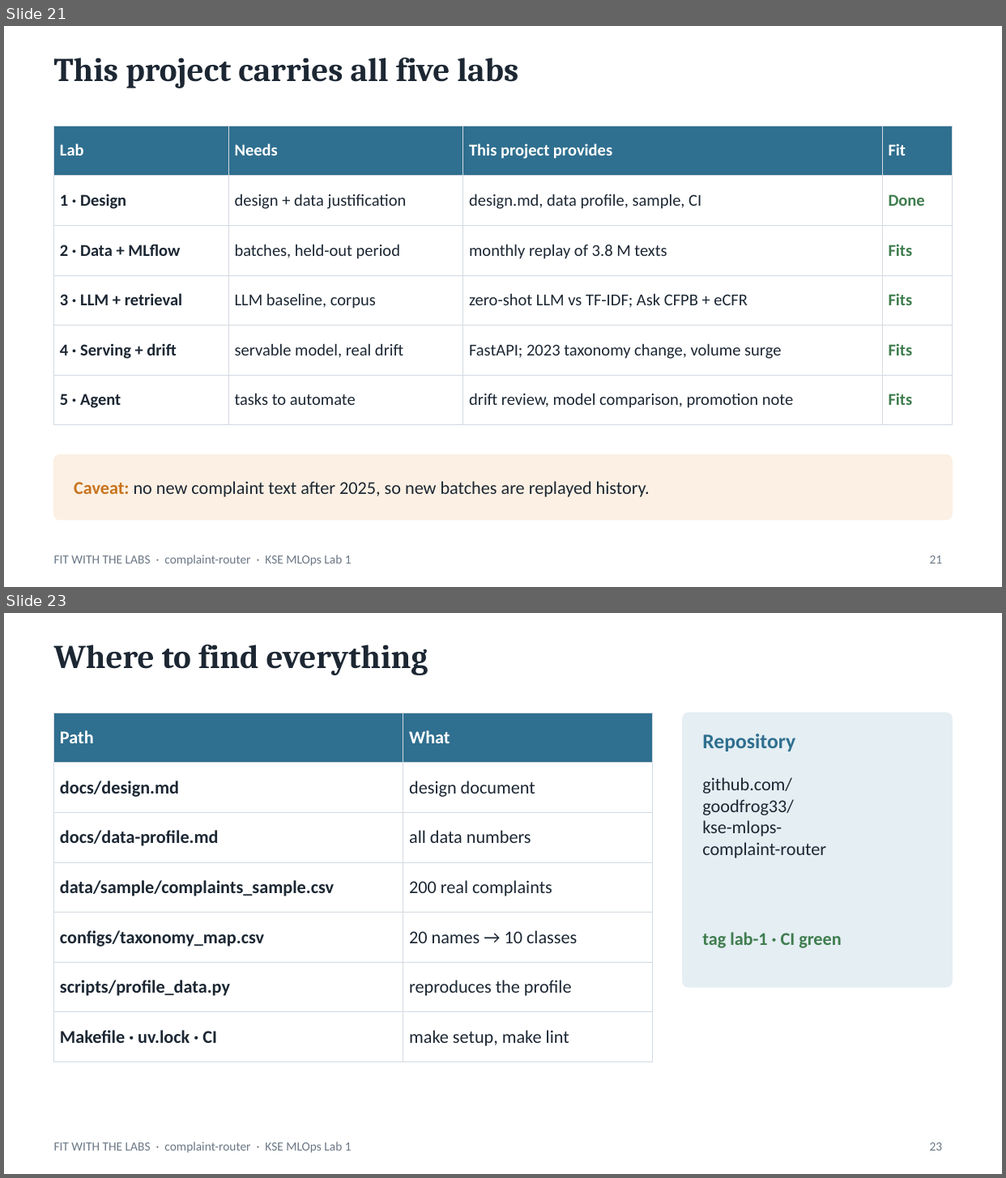
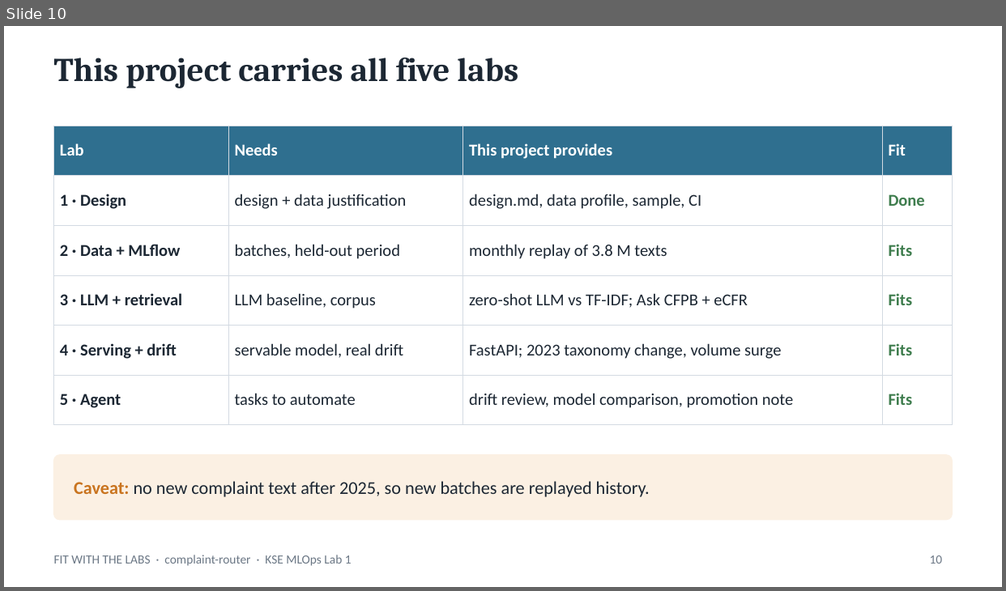
Before and after one commit to goodfrog33/kse-mlops-complaint-router, a slide deck: docs/presentation/complaint-router-lab1.pptx. Shown one above the other, each under a label of ours: slides 21 and 23 before the commit, slide 10 after it; the slides between them are not shown. The pictures are 1006x1178 and 1006x591 pixels, drawn with LibreOffice and Linux fonts; fonts in the diff are those of the drawing. Boxes give left, top, right and bottom in pixels: in the first picture for what was removed or moved away, otherwise in the second. Text is boxed around its words. In the diff, an @@ line names an element or a change of style, - is before the commit and + after.

```diff
--- a/docs/presentation/complaint-router-lab1.pptx
+++ b/docs/presentation/complaint-router-lab1.pptx
@@ slide 23 removed at box(4, 613, 1002, 1174), background #FFFFFF; not listed: 1 template element that a slide beside it also shows @@
@@ title removed at box(54, 645, 428, 675) @@
-Where to find everything
@@ table removed at box(54, 713, 653, 1050), 7 rows, 2 columns @@
-Path | What
-docs/design.md | design document
-docs/data-profile.md | all data numbers
-data/sample/complaints_sample.csv | 200 real complaints
-configs/taxonomy_map.csv | 20 names → 10 classes
-scripts/profile_data.py | reproduces the profile
-Makefile · uv.lock · CI | make setup, make lint
@@ rounded rectangle removed at box(683, 713, 952, 987) @@
@@ text removed at box(702, 734, 795, 752) @@
-Repository
@@ text removed at box(702, 777, 826, 858) @@
-github.com/
-goodfrog33/
-kse-mlops-
-complaint-router
@@ text removed at box(702, 932, 841, 948) @@
-tag lab-1 · CI green
@@ page number removed at box(930, 1143, 943, 1151) @@
-23
@@ what was slide 21 is now slide 10 @@
@@ page number at box(930, 556, 943, 564): text changed @@
-21
+10
```
Also in this commit, not shown: 1 slide changed, 12 other slides removed, 1 other file.
